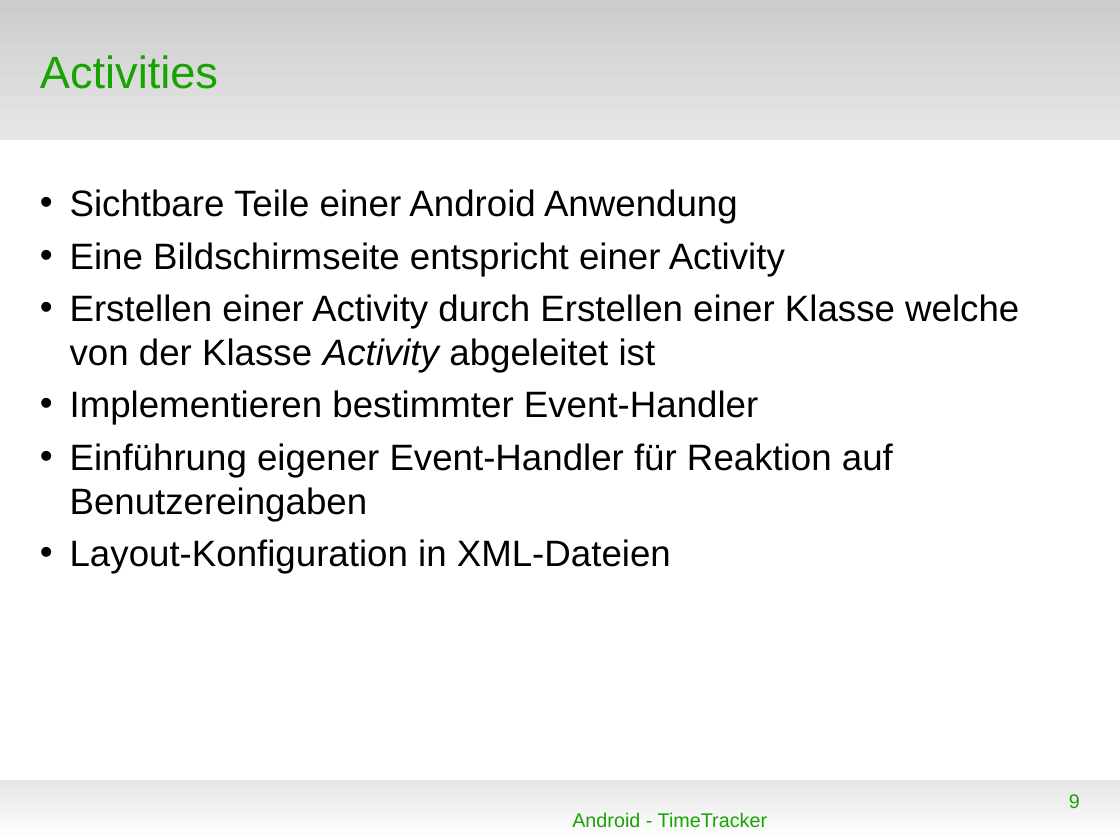
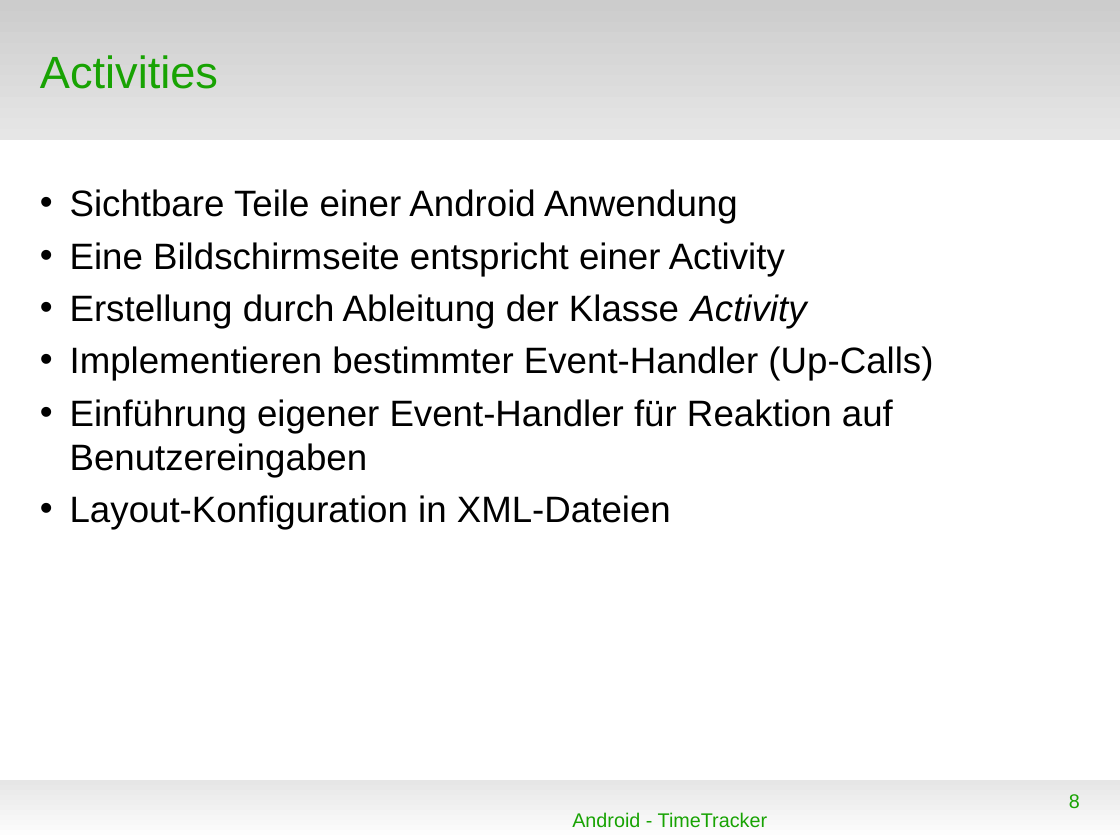
Before and after one commit to floriandrs/presentation, a slide deck: slide 8 of vortrag.odp (slide 9 before the commit). Drawn at 1120x840 pixels with LibreOffice and Linux fonts; fonts in the diff are those of the drawing; background and template pictures are left out. Boxes give left, top, right and bottom in pixels: in the first picture for what was removed or moved away, otherwise in the second. Text is boxed around its words. In the diff, an @@ line names an element or a change of style, - is before the commit and + after.

```diff
--- a/vortrag.odp
+++ b/vortrag.odp
@@ text at bbox=[70, 294, 933, 381]: text changed @@
-• Erstellen einer Activity durch Erstellen einer Klasse welche von der Klasse Activity abgeleitet ist
-• Implementieren bestimmter Event-Handler
+• Erstellung durch Ableitung der Klasse Activity
+• Implementieren bestimmter Event-Handler (Up-Calls)
@@ page number at bbox=[1069, 794, 1080, 808]: text changed @@
-9
+8
```
Also in this commit, not shown: 16 other slides changed, 2 slides added, 2 slides removed.
